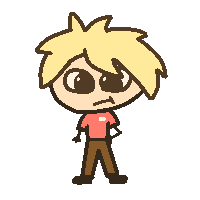
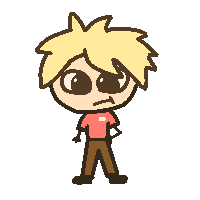
Two versions of the same layered image (200x200). Layer-by-layer changes:
pixels changed over <box>60,51,168,106</box> (layer not identified)
